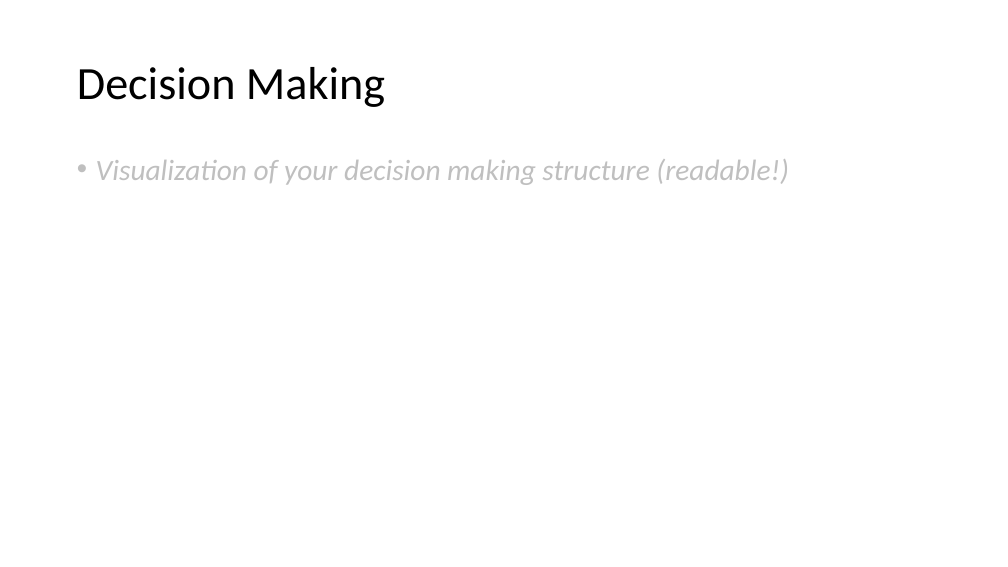
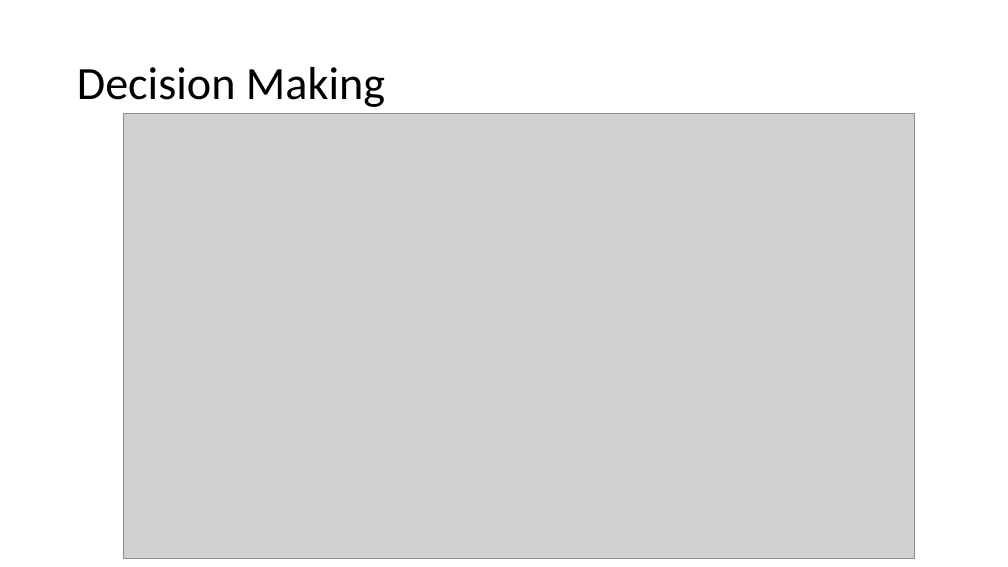
Before and after one commit to RikkiVanBogaert/ggp_research, a slide deck: slide 2 of GPP_Exam/GPP_ZombieAI_VanBogaertRikki_2DAE08.pptx. Drawn at 1008x567 pixels with LibreOffice and Linux fonts; fonts in the diff are those of the drawing; grey boxes stand for pictures. Boxes give left, top, right and bottom in pixels: in the first picture for what was removed or moved away, otherwise in the second. Text is boxed around its words. In the diff, an @@ line names an element or a change of style, - is before the commit and + after.

```diff
--- a/GPP_Exam/GPP_ZombieAI_VanBogaertRikki_2DAE08.pptx
+++ b/GPP_Exam/GPP_ZombieAI_VanBogaertRikki_2DAE08.pptx
@@ picture added at [123, 113, 915, 559] @@
@@ text removed at [96, 159, 789, 185] @@
-• Visualization of your decision making structure (readable!)
```
Also in this commit, not shown: 3 other slides changed, 1 slide added, 1 slide removed, 16 other files.
